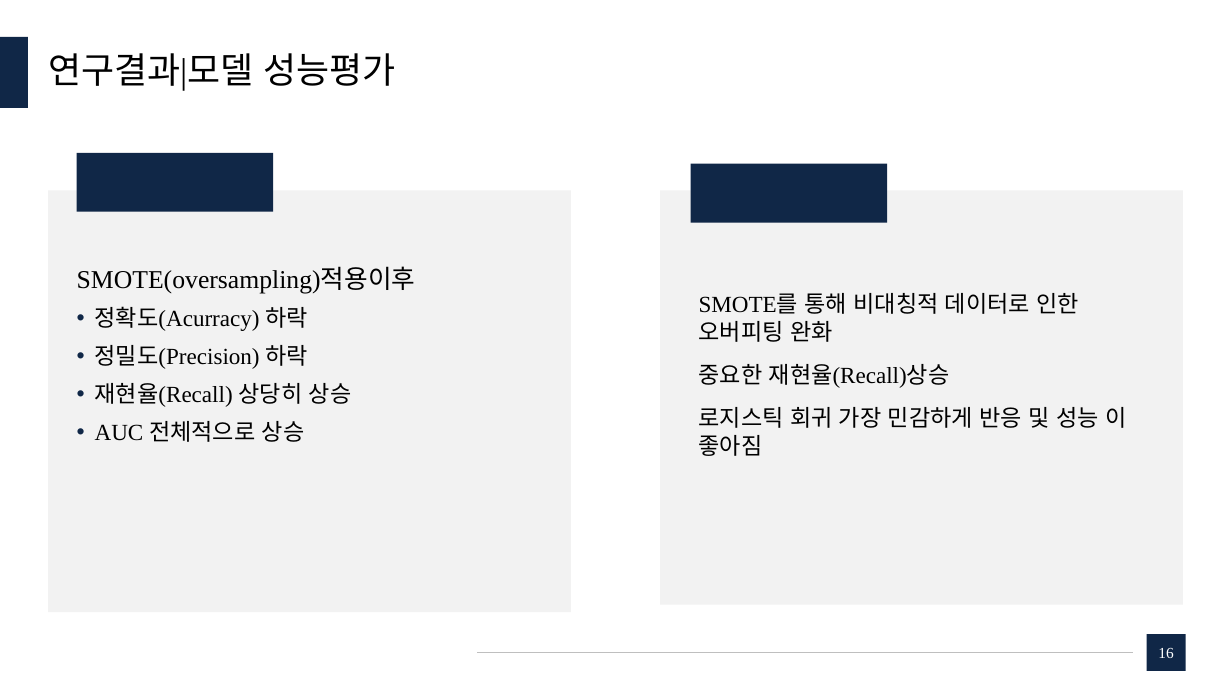
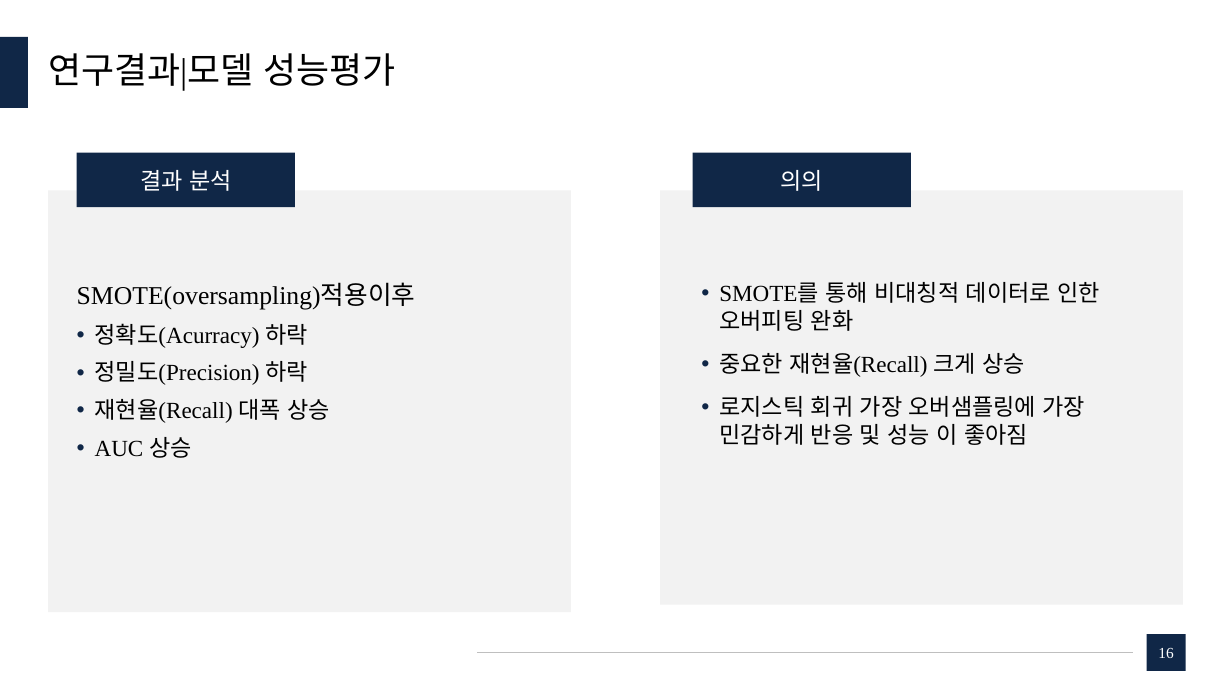
Before and after one commit to dudungE/Competition, a slide deck: slide 16 of ppt/부실가계분류모델에 관한 연구.pptx. Drawn at 1232x693 pixels with LibreOffice and Linux fonts; fonts in the diff are those of the drawing. Boxes give left, top, right and bottom in pixels: in the first picture for what was removed or moved away, otherwise in the second. Text is boxed around its words. In the diff, an @@ line names an element or a change of style, - is before the commit and + after.

```diff
--- a/ppt/부실가계분류모델에 관한 연구.pptx
+++ b/ppt/부실가계분류모델에 관한 연구.pptx
@@ rectangle "결과 분석": place and size @@
-rectangle "결과 분석" at <box>77,152,274,212</box>
+rectangle "결과 분석" at <box>77,152,295,207</box>
@@ text in rectangle at <box>140,170,232,191</box>: text added @@
+결과 분석
@@ rectangle "의의": place and size @@
-rectangle "의의" at <box>691,164,888,223</box>
+rectangle "의의" at <box>693,152,911,207</box>
@@ text in rectangle at <box>780,170,823,191</box>: text added @@
+의의
@@ text "SMOTE(oversampling)적용이후": place and size @@
-text "SMOTE(oversampling)적용이후" at <box>77,268,416,442</box>
+text "SMOTE(oversampling)적용이후" at <box>77,284,416,458</box>
@@ text "SMOTE를 통해 비대칭적 데이터로 인한 ...": place and size @@
-text "SMOTE를 통해 비대칭적 데이터로 인한 ..." at <box>699,293,1126,456</box>
+text "SMOTE를 통해 비대칭적 데이터로 인한 ..." at <box>719,282,1100,445</box>
@@ text at <box>719,282,1100,331</box>: bullet none to • @@
@@ text at <box>719,353,1086,445</box>: text changed @@
-중요한 재현율(Recall)상승
-로지스틱 회귀 가장 민감하게 반응 및 성능 이 좋아짐
+• 중요한 재현율(Recall) 크게 상승
+• 로지스틱 회귀 가장 오버샘플링에 가장 민감하게 반응 및 성능 이 좋아짐
@@ text at <box>95,399,331,458</box>: text changed @@
-• 재현율(Recall) 상당히 상승
-• AUC 전체적으로 상승
+• 재현율(Recall) 대폭 상승
+• AUC 상승
```
Also in this commit, not shown: 22 other slides changed.
